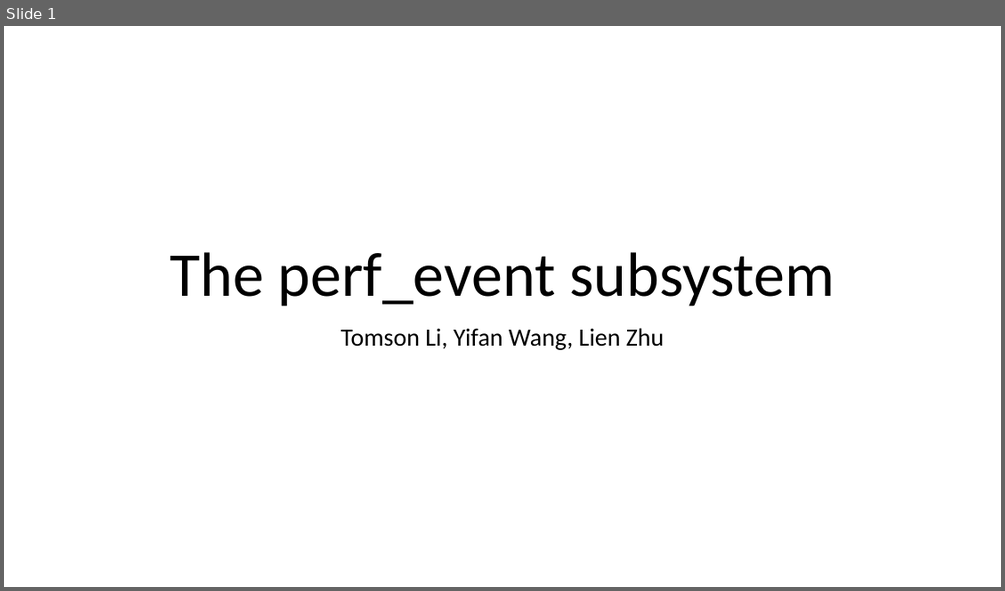
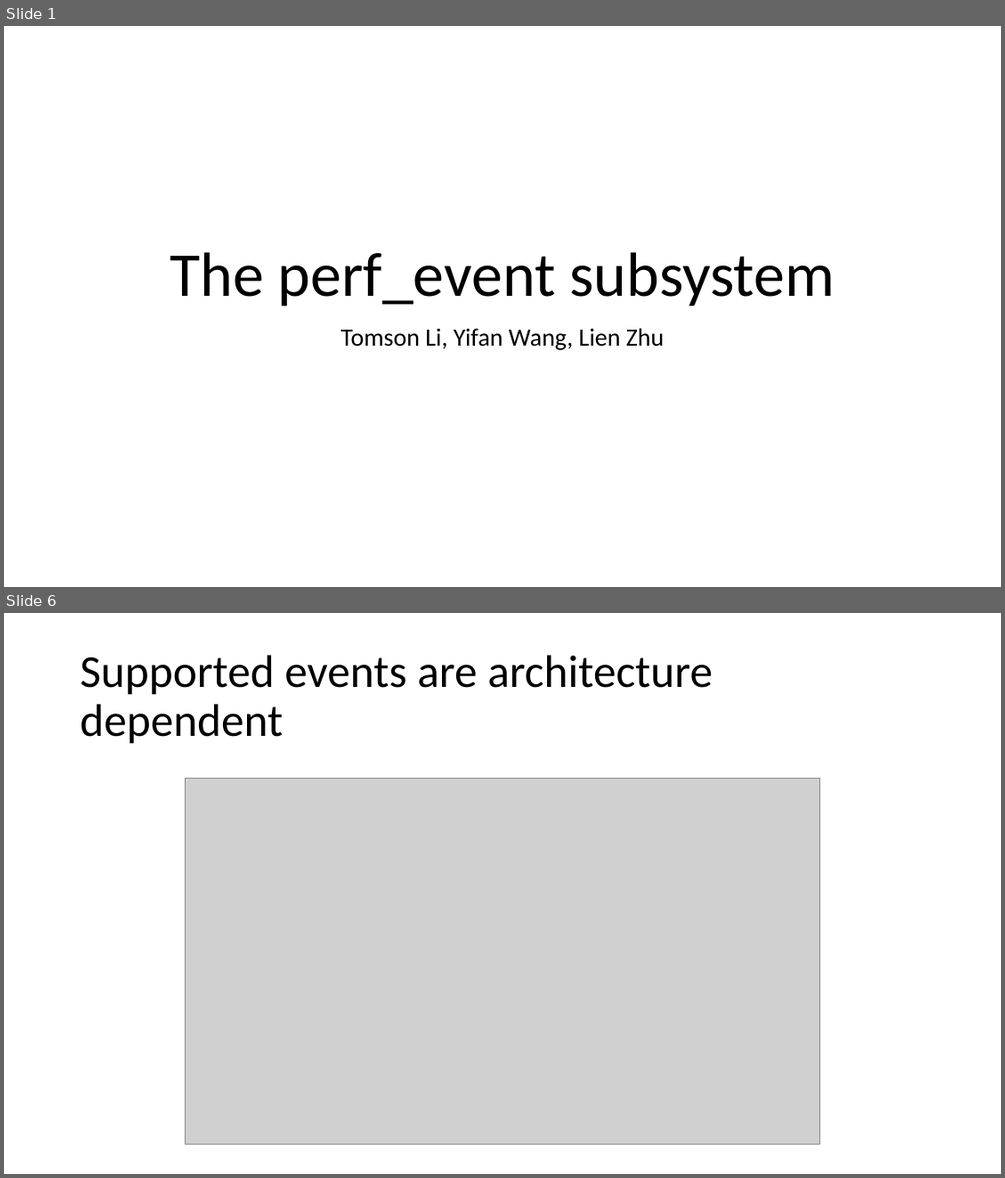
Before and after one commit to lienzhuzhu/project-522, a slide deck: midterm.pptx. Shown one above the other, each under a label of ours: slide 1 before the commit, slides 1 and 6 after it; the slides between them are not shown. The pictures are 1005x591 and 1005x1178 pixels, drawn with LibreOffice and Linux fonts; fonts in the diff are those of the drawing; grey boxes stand for pictures. Boxes give left, top, right and bottom in pixels: in the first picture for what was removed or moved away, otherwise in the second. Text is boxed around its words. In the diff, an @@ line names an element or a change of style, - is before the commit and + after.

```diff
--- a/midterm.pptx
+++ b/midterm.pptx
@@ slide 6 added at (4, 613, 1001, 1174), background #FFFFFF @@
@@ title added at (80, 655, 712, 744), 44 pt, text #000000 @@
+Supported events are architecture dependent
@@ picture added at (185, 779, 821, 1144) @@
```
Also in this commit, not shown: 2 slides changed, 5 other slides added, 1 slide removed.
